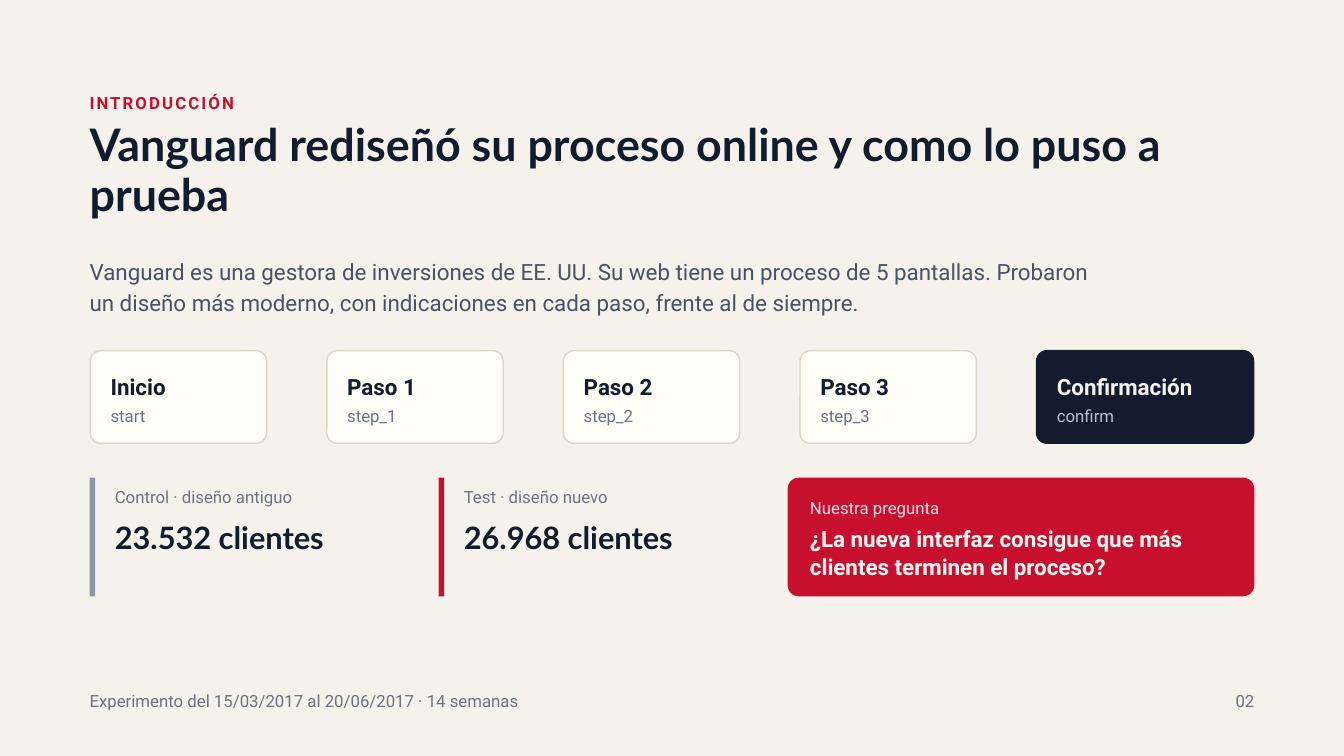
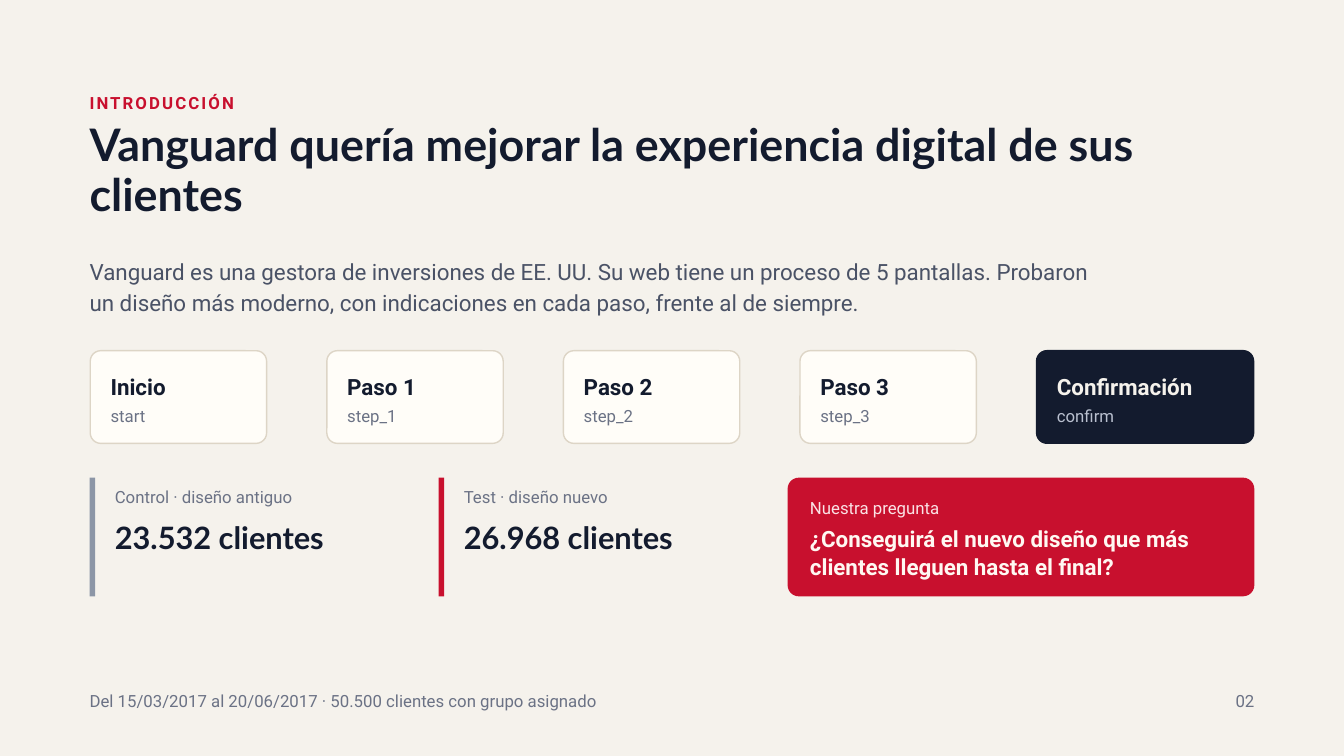
Before and after one commit to beafernandez22/Project_Vanguard_ab_Test, a slide deck: slide 2 of outputs/Vanguard_Presentación.pptx. Drawn at 1344x756 pixels with LibreOffice and Linux fonts; fonts in the diff are those of the drawing; background and template pictures are left out. Boxes give left, top, right and bottom in pixels: in the first picture for what was removed or moved away, otherwise in the second. Text is boxed around its words. In the diff, an @@ line names an element or a change of style, - is before the commit and + after.

Commit message:
dia4semana6

```diff
--- a/outputs/Vanguard_Presentación.pptx
+++ b/outputs/Vanguard_Presentación.pptx
@@ title at (x1=90, y1=127, x2=1134, y2=212): text changed @@
-Vanguard rediseñó su proceso online y como lo puso a prueba
+Vanguard quería mejorar la experiencia digital de sus clientes
@@ text at (x1=810, y1=530, x2=1189, y2=580): text changed @@
-¿La nueva interfaz consigue que más clientes terminen el proceso?
+¿Conseguirá el nuevo diseño que más clientes lleguen hasta el final?
@@ text at (x1=90, y1=694, x2=597, y2=711): text changed @@
-Experimento del 15/03/2017 al 20/06/2017 · 14 semanas
+Del 15/03/2017 al 20/06/2017 · 50.500 clientes con grupo asignado
```
Also in this commit, not shown: 3 other slides changed, 3 slides added, 12 slides removed, 2 other files.
